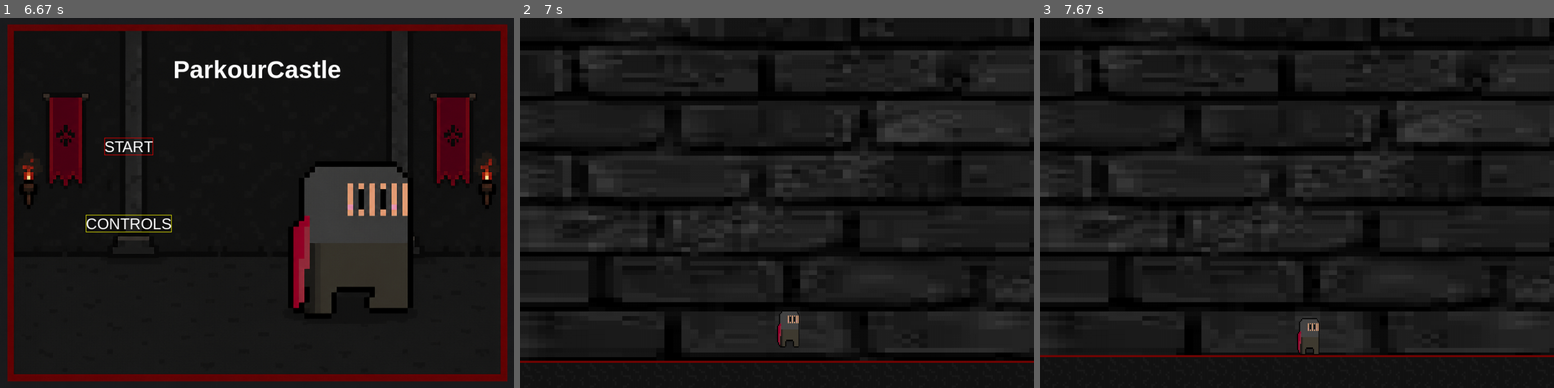
Above: before the commit, frames 1-3 (left to right).
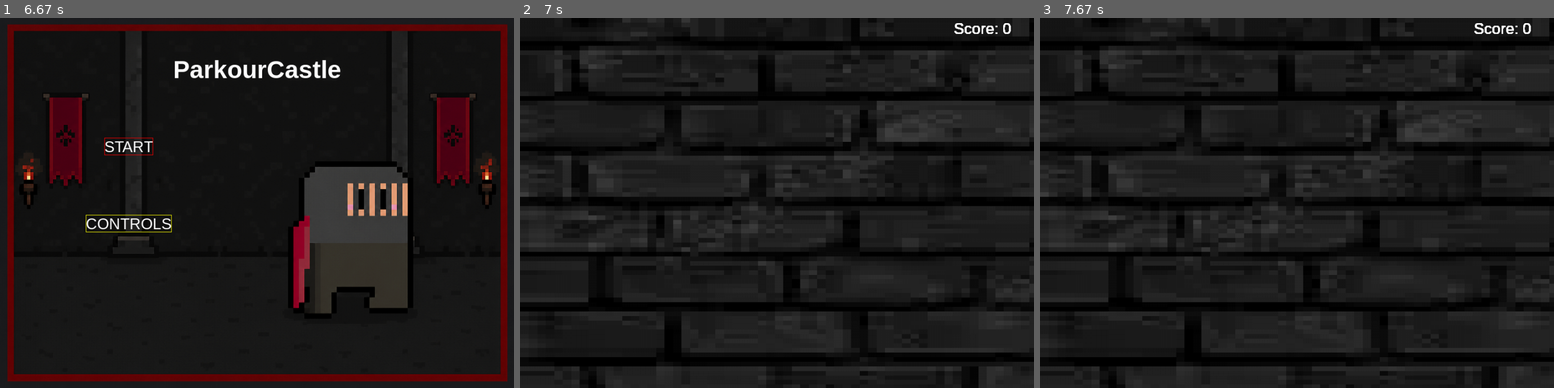
Above: after the commit, the same moments.

Repository: 25-26-1AHIF/pygameproject-parkourcastle
Game: pygame game, started from main.py
The game is run twice, just before and just after one commit, with the same random seed, the same clock (stepped at 60 frames per second) and the same inputs.
Inputs (mouse positions are in pixels of both pictures, inside the frame that each line leads up to):
- Up to frame 1 (6.67 s): hold Esc 0.33-0.8 s
- Up to frame 2 (7 s): click (663, 136) at 6.88 s
- Up to frame 3 (7.67 s): no input

Frame 1 is identical in both runs. In frame 2, 1.3% of the frame differs, in the area x 0-100%, y 1-100%; in frame 3, 1.3%.

Commit message:
Highscore Counter - NOCH IN BEARBEITUNG!!!

Diff:
--- /dev/null
+++ b/highscore/highscore.py
@@ -0,0 +1,81 @@
+import pygame
+
+def score_speichern(name: str, punkte: int, dateiname: str = "highscore_pygame.txt") -> None:
+    with open(dateiname, "a") as fp:
+        fp.write(f"{name}: {punkte}\n")
+
+def score_laden(dateiname: str = "highscore_pygame.txt") -> list:
+    ergebnisse: list = []
+    try:
+        with open(dateiname, "r") as fp:
+            lines = fp.readlines()
+    except FileNotFoundError:
+        print(f"Datei '{dateiname}' konnte nicht geöffnet werden. Rückgabe: Leere Liste!")
+        exit(0)
+    for i in range(len(lines)):
+        parts = lines[i].rstrip().split(";")
+        if len(parts) != 2:
+            print(f"Zeile {i+1} hat {len(parts)} Teile statt 2 - wird übersprungen.")
+            continue
+        name = parts[0]
+        try:
+            punkte = int(parts[1])
+        except:
+            print(f"Zeile {i+1} enthält keine ganze Zahl bei den Punkten - wird übersprungen.")
+            continue
+        ergebnisse.append((name, punkte))
+    return ergebnisse
+
+def bester_score(scores: list):
+    if not scores:
+        print("Keine Scores vorhanden")
+        return
+    best_name, best_punkte = scores[0]
+    for i in range(1, len(scores)):
+        name, punkte = scores[i]
+        if punkte > best_punkte:
+            best_name, best_punkte = name, punkte
+    print(f"Bester Spieler: {best_name} mit {best_punkte} Punkten")
+
+def scores_ausgeben(scores: list):
+    if not scores:
+        print("===== Highscore-Liste =====")
+        print("Keine Scores vorhanden")
+        return
+    arr = []
+    for i in range(len(scores)):
+        arr.append(scores[i])
+    n = 0
+    while n < len(arr):
+        max_idx = n
+        j = n + 1
+        while j < len(arr):
+            if arr[j][1] > arr[max_idx][1]:
+                max_idx = j
+            j += 1
+        if max_idx != n:
+            temp = arr[n]
+            arr[n] = arr[max_idx]
+            arr[max_idx] = temp
+        n += 1
+    max_len = 0
+    for i in range(len(arr)):
+        if len(arr[i][0]) > max_len:
+            max_len = len(arr[i][0])
+    print("===== Highscore-Liste =====")
+    rank = 1
+    for i in range(len(arr)):
+        name, punkte = arr[i]
+        spacing = " " * (max_len - len(name))
+        print(f"{rank}. {name}{spacing} {punkte} Punkte")
+        rank += 1
+
+if __name__ == "__main__":
+
+    scores = scores_laden()
+    for i in range(len(scores)):
+        name, punkte = scores[i]
+        print(f"{name} hat {punkte} Punkte")
+
+    bester_score(scores)
+    scores_ausgeben(scores)
--- a/main.py
+++ b/main.py
@@ -1,4 +1,5 @@
 import pygame
+import pygame.time
 
 from Game.player import Player
 from game_variables.game_variables import GameVariables
@@ -30,6 +31,7 @@
             if event.type == pygame.MOUSEBUTTONDOWN:
                 # klickposition event.pos (x, y)
                 if starten_text_rect.collidepoint(event.pos):
+                    counting = True
                     print("Starten gedrückt!")
                     return GameScreens.PLAY
                 elif controls_text_rect.collidepoint(event.pos):
@@ -48,9 +50,15 @@
 
 def play_screen(screen, clock):
     pygame.display.set_caption("Play Screen")
+    score = 0
+
+    highscore_text = GameVariables.FONT_MIDDLE.render(f"Score: {score}", True, "white")
+    highscore_text_rect = highscore_text.get_rect(center=(GameVariables.SCREEN_WIDTH - 100, 20))
+
     BACKGROUND = pygame.image.load("sprites/background/bricks-background.png")
     BACKGROUND = pygame.transform.scale(BACKGROUND, (int(GameVariables.SCREEN_WIDTH * 5),
                                                      int(GameVariables.SCREEN_HEIGHT * 2.5)))
+
     top_platform = pygame.image.load("sprites/ground/Top_platform.png")
     top_platform = pygame.transform.scale(top_platform, (GameVariables.SQUARE_SIZE, GameVariables.SQUARE_SIZE))
 
@@ -63,10 +71,12 @@
         for event in pygame.event.get():
             # Das Spiel verlassen, falls der Benutzer das Fenster schließen möchte
             if event.type == pygame.QUIT:
+                counting = False
                 running = False
                 exit(0)
             if event.type == pygame.KEYDOWN:
                 if event.key == pygame.K_ESCAPE:
+                    counting = False
                     print("Escape gedrückt!")
                     return GameScreens.EXIT
 
@@ -88,8 +98,21 @@
         parallax_x = max(min(parallax_x, max_x), min_x)
         parallax_y = max(min(parallax_y, max_y), min_y)
 
+
+
         # Hintergrund zeichnen
         screen.blit(BACKGROUND, (parallax_x, parallax_y))
+        counting = True
+        while counting:
+            screen.blit(source=highscore_text, dest=highscore_text_rect)
+            score_counter = pygame.time.get_ticks()
+            seconds = 1000
+            if score_counter >= seconds:
+                score += 1
+                screen.blit(source=highscore_text, dest=highscore_text_rect)
+                continue
+
+
         in_screen = True
         screen.blit(top_platform,
                     (parallax_x, 1.4 * GameVariables.SQUARE_SIZE * parallax_y + GameVariables.SCREEN_HEIGHT))
